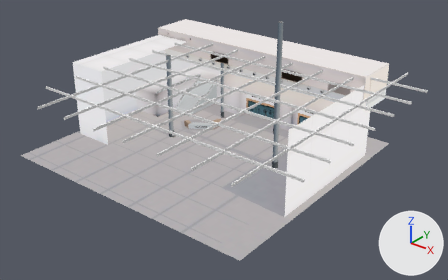
Renders of the glTF model examples/assets/lobbymodels/newlobby7.glb from each side of a commit.
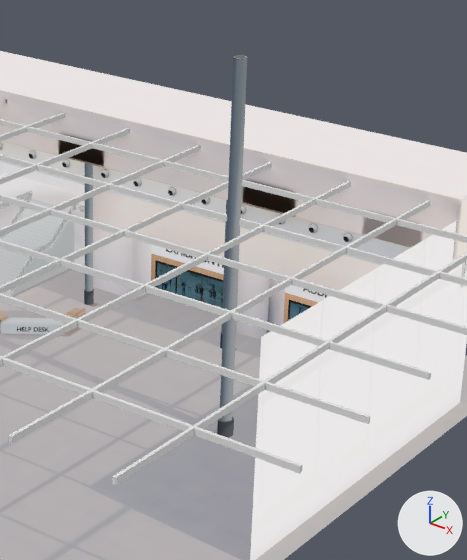
Old and new are each drawn whole from a camera (50 mm lens) standing at (14.93, -21.88, 11.94) and looking at (1.22, -4.74, 1.32) and again close up on the part from 42% to 82% of the width and 0% to 77% of the height. The axes (+X, +Y, +Z) are drawn at lower right. The lights are the same throughout. Where no turn or scale is listed for an object, it has been applied to the vertices. Vertices at the same position are counted once.

Names of what the first close-up shows: 'Cube.007', 'Cylinder', 'Floor', 'Stairs', 'door', 'door frames', 'help desk', 'pillar base 1', 'wall', 'wall white', 'wall wood'.
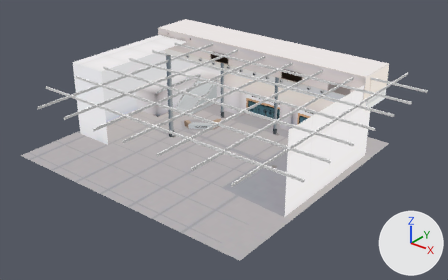
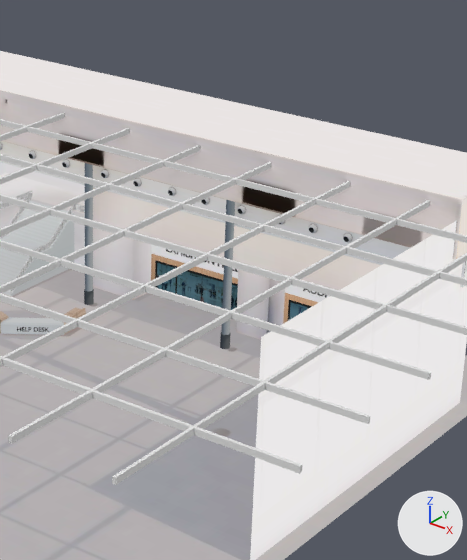
Where the newer file only moved an object's origin or applied its transform, the numbers keep the older frame.

Boxes (x1, y1, x2, y2) around the edits, measured in the close-ups (467 x 560 px):
'Cylinder', reshaped
    before: (85, 55, 247, 421)
    after: (85, 163, 235, 335)
'pillar base 1', reshaped
    before: (84, 289, 234, 438)
    after: (84, 289, 231, 349)
part 1 of me_cylinder, deleted
    before: (220, 55, 247, 421)
part 2 of me_cylinder_003, deleted
    before: (217, 417, 234, 438)

Edits to the bpy script that builds the scene:
```text
Change me_cylinder:
    where me_cylinder.from_pydata(...)  # 308 vertices, 600 faces; spans x -2.74..2.74, y -1.61..1.61, z -3.24..3.24
    used by ob_cylinder; location = (0.06, -2.23, 2.73)
    me_cylinder part 1: the loose piece of 84 vertices spanning x 2.54..2.74, y -1.17..-0.98, z -3.24..3.24 is deleted
Change me_cylinder_003:
    where me_cylinder_003.from_pydata(...)  # 315 vertices, 614 faces; spans x -2.76..2.76, y -1.63..1.63, z -0.14..0.14
    used by ob_pillar_base_1; location = (0.06, -2.23, 0.13)
    me_cylinder_003 part 2: the loose piece of 84 vertices spanning x 2.51..2.76, y -1.19..-0.94, z -0.14..0.14 is deleted
```
